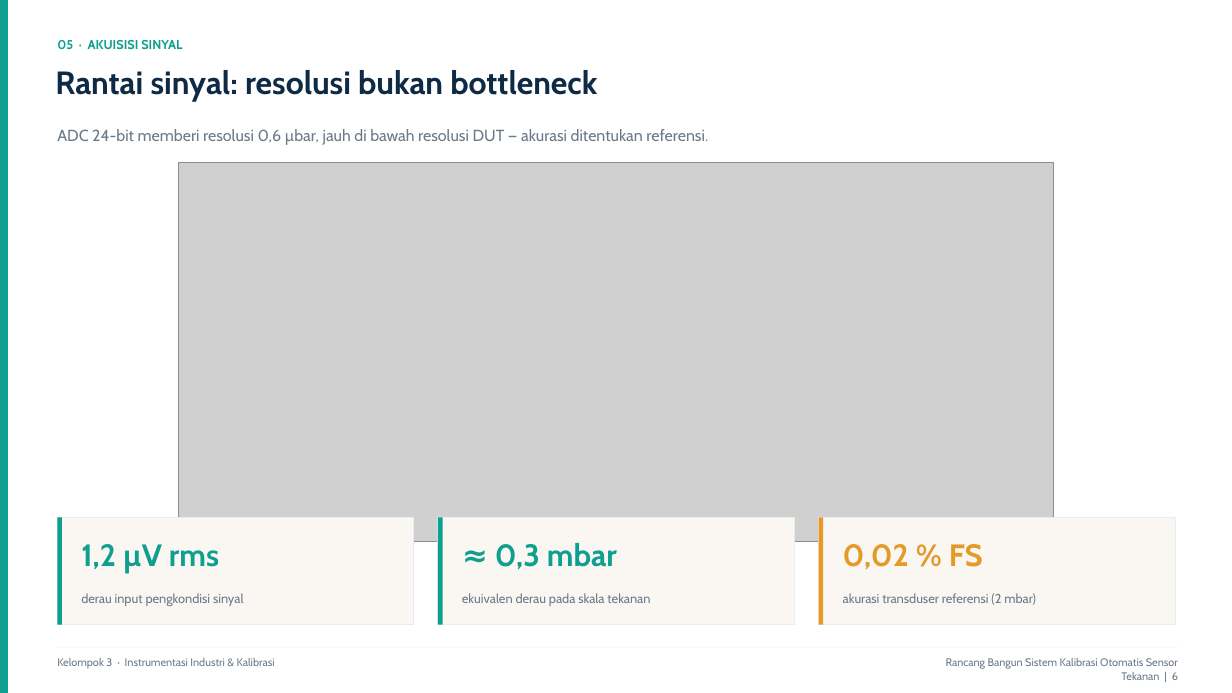
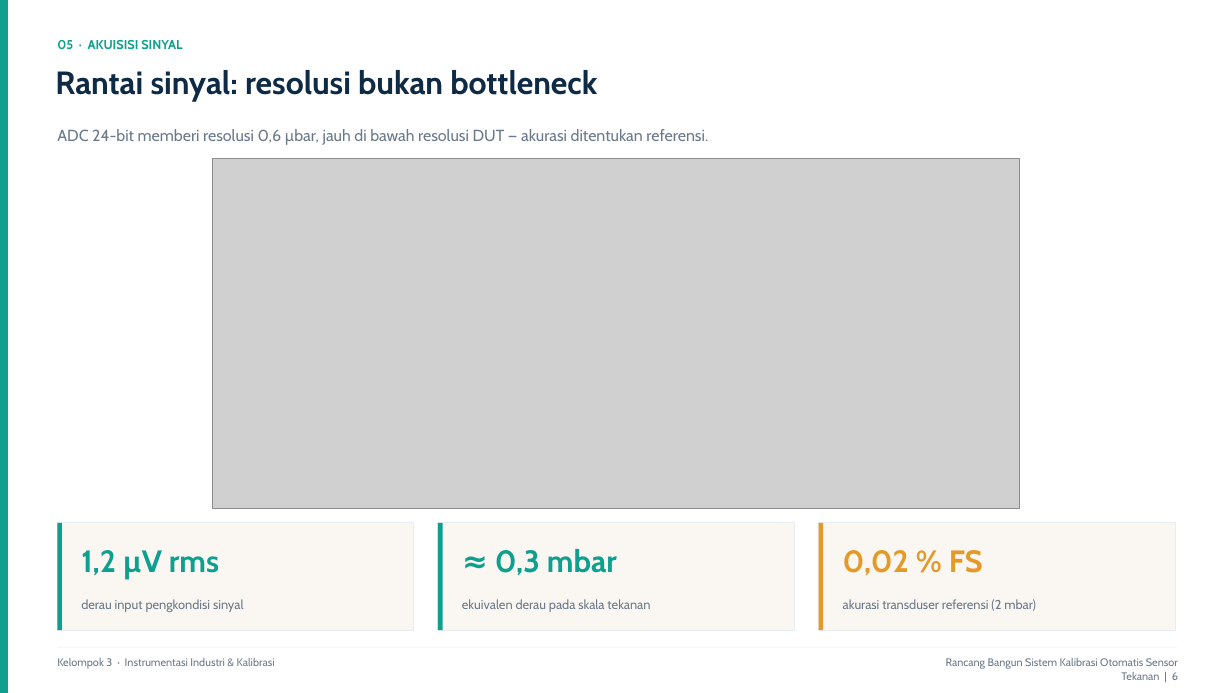
Before and after one commit to arthurisanararia/Tugas2_Metopen, a slide deck: slide 6 of Presentasi_Kalibrasi_Otomatis_Sensor_Tekanan.pptx. Drawn at 1232x693 pixels with LibreOffice and Linux fonts; fonts in the diff are those of the drawing; grey boxes stand for pictures. Boxes give left, top, right and bottom in pixels: in the first picture for what was removed or moved away, otherwise in the second. Text is boxed around its words. In the diff, an @@ line names an element or a change of style, - is before the commit and + after.

```diff
--- a/Presentasi_Kalibrasi_Otomatis_Sensor_Tekanan.pptx
+++ b/Presentasi_Kalibrasi_Otomatis_Sensor_Tekanan.pptx
@@ picture resized from (x1=178, y1=163, x2=1055, y2=542) to (x1=213, y1=159, x2=1020, y2=508) @@
@@ 6 texts, 6 rectangles moved together from (x1=57, y1=518, x2=1176, y2=625) to (x1=57, y1=523, x2=1176, y2=630) @@
```
Also in this commit, not shown: 5 other slides changed, 17 other files.
